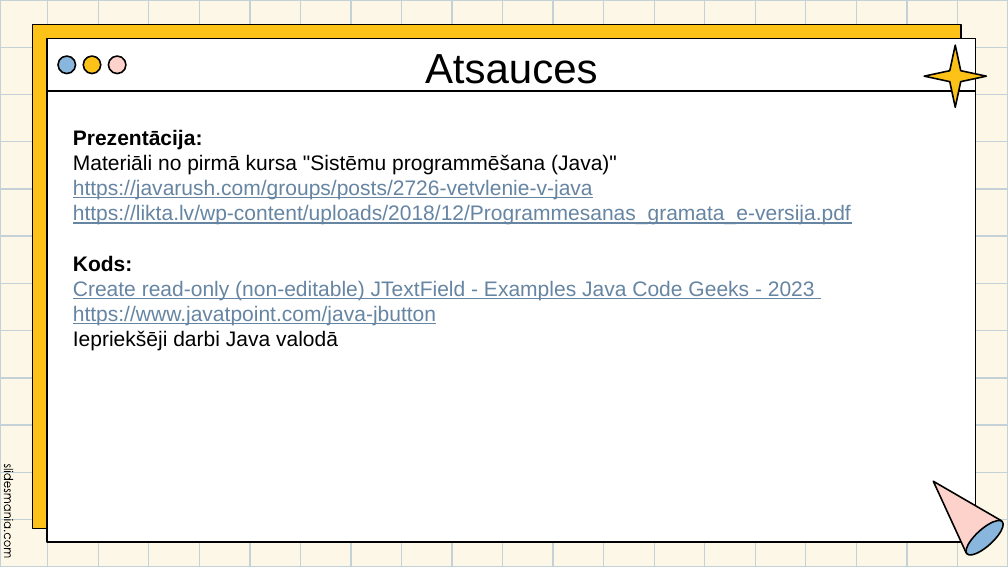
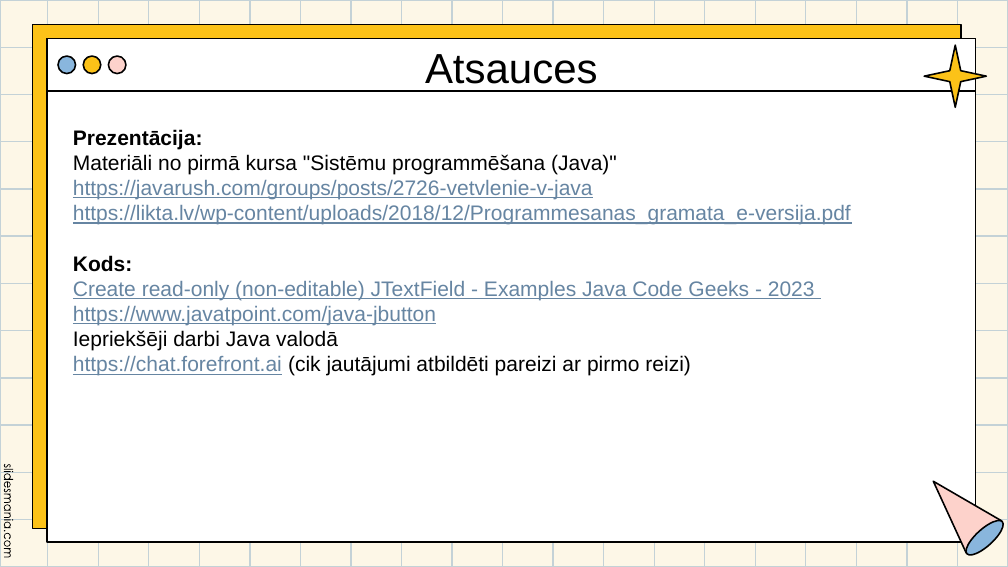
Before and after one commit to ElinaKraine/Sazarojumas-Konstrukcijas, a slide deck: slide 11 of prezentacija un uml/Kraine_Sazarojuma-konstrukcijas.pptx. Drawn at 1008x567 pixels with LibreOffice and Linux fonts; fonts in the diff are those of the drawing. Boxes give left, top, right and bottom in pixels: in the first picture for what was removed or moved away, otherwise in the second. Text is boxed around its words. In the diff, an @@ line names an element or a change of style, - is before the commit and + after.

```diff
--- a/prezentacija un uml/Kraine_Sazarojuma-konstrukcijas.pptx
+++ b/prezentacija un uml/Kraine_Sazarojuma-konstrukcijas.pptx
@@ text at box(73, 355, 691, 376): paragraph added @@
+https://chat.forefront.ai (cik jautājumi atbildēti pareizi ar pirmo reizi)
```
Also in this commit, not shown: 7 other files.
